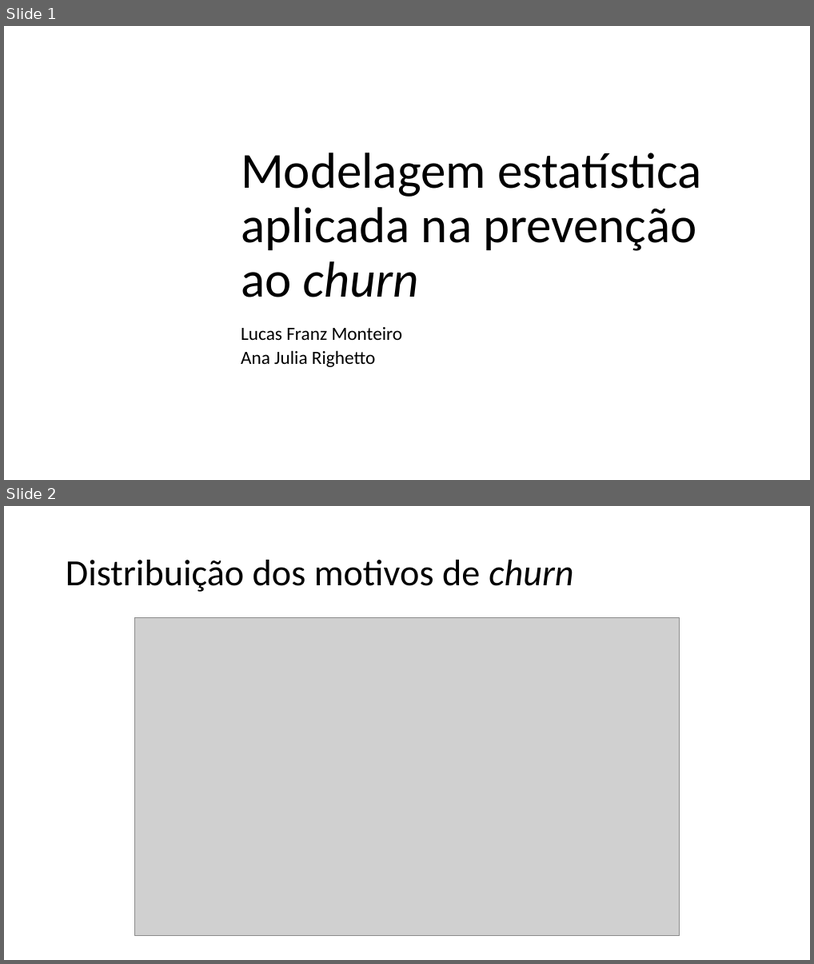
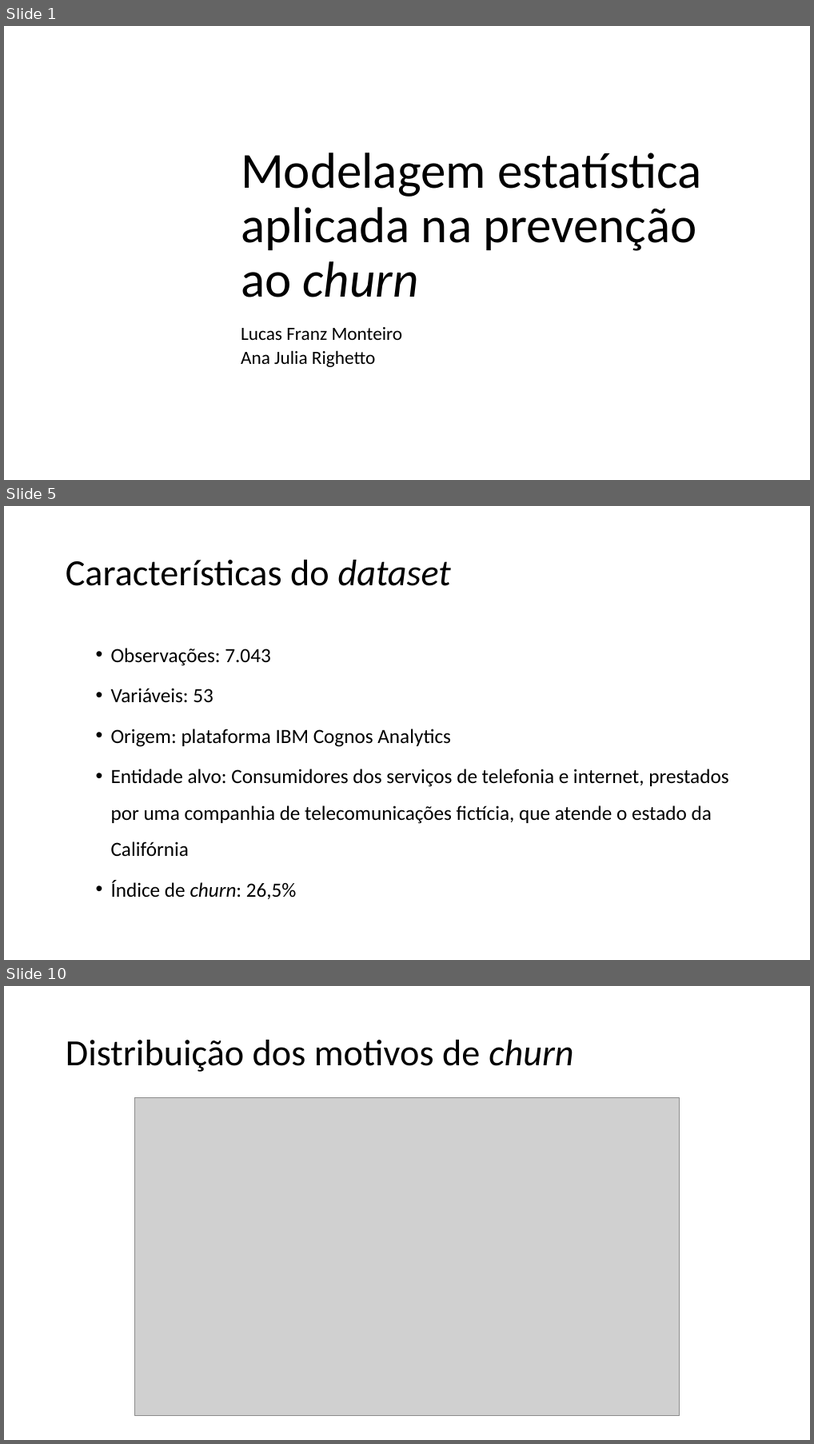
Before and after one commit to franzmonteiro/new_telco_churn, a slide deck: apresentacao.pptx. Shown one above the other, each under a label of ours: slides 1 and 2 before the commit, slides 1, 5 and 10 after it; the slides between them are not shown. The pictures are 814x964 and 814x1444 pixels, drawn with LibreOffice and Linux fonts; fonts in the diff are those of the drawing; grey boxes stand for pictures; background and template pictures are left out. Boxes give left, top, right and bottom in pixels: in the first picture for what was removed or moved away, otherwise in the second. Text is boxed around its words. In the diff, an @@ line names an element or a change of style, - is before the commit and + after.

```diff
--- a/apresentacao.pptx
+++ b/apresentacao.pptx
@@ slide 5 added at (4, 506, 810, 960), background picture (left out) @@
@@ title added at (66, 560, 451, 586), 44 pt, text #000000 @@
+Características do dataset
@@ text added at (111, 648, 729, 899), 24 pt, text #000000 @@
+  • Observações: 7.043
+  • Variáveis: 53
+  • Origem: plataforma IBM Cognos Analytics
+  • Entidade alvo: Consumidores dos serviços de telefonia e internet, prestados por uma companhia de telecomunicações fictícia, que atende o estado da Califórnia
+  • Índice de churn: 26,5%
@@ what was slide 2 is now slide 10 @@
```
Also in this commit, not shown: 9 slides changed, 10 other slides added, 8 slides removed.
